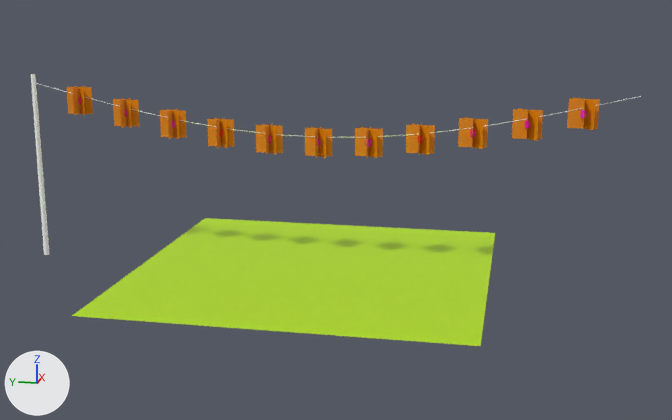
The glTF model assets/kart/scenery/models/leuchte_kette.glb as it was, and as the next commit left it.
One viewpoint serves both versions: a camera (50 mm lens) standing at (-20.64, -11.54, 6.46) and looking at (-0.63, -7.54, 1.46). Every picture has the same lights, and +X, +Y and +Z are marked at lower left. The picture after the commit comes second. Objects named as collision shapes, trigger or cutter boxes, shadow casters or lower levels of detail are left out. Vertices at exactly the same position are counted once.

In view in the first picture: 'leuchte_kette_lod0'.
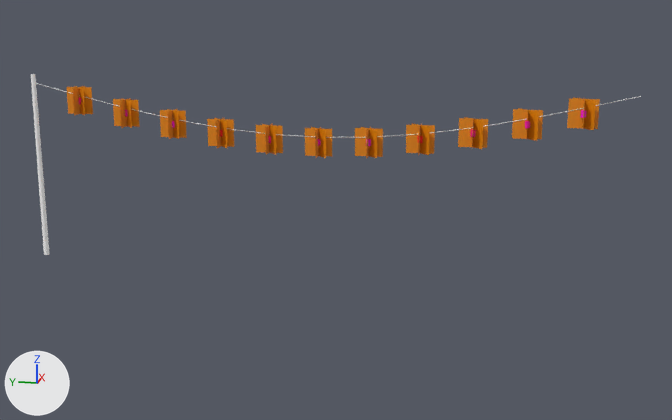
The change, as a diff of the scene's bpy script:
```diff
--- a/assets/kart/scenery/models/leuchte_kette.glb.py
+++ b/assets/kart/scenery/models/leuchte_kette.glb.py
@@ me_leuchte_kette_lod0 @@
 # used by ob_leuchte_kette_lod0; location = (0.0, 0.0, 0.0)
-me_leuchte_kette_lod0.from_pydata(...)  # 287 vertices, 316 faces; spans x -4.6..3.4, y -14.0..0.06, z -0.2..4.3
+me_leuchte_kette_lod0.from_pydata(...)  # 283 vertices, 314 faces; spans x -0.32..0.32, y -14.0..0.06, z -0.2..4.3
+# me_leuchte_kette_lod0 part 1: the loose piece of 4 vertices spanning x -4.6..3.4, y -11.0..-3.0, z 0.04 is deleted
 me_leuchte_kette_lod0.materials.append(mat_defaultmaterial)
```

What differs and where, as boxes (x1, y1, x2, y2) in the pictures (672 x 420 px):
'leuchte_kette_lod0', reshaped (33% shorter)
    before: (31, 74, 641, 346)
    after: (31, 74, 641, 255)
part 1 of me_leuchte_kette_lod0, deleted (green)
    before: (72, 218, 495, 346)
